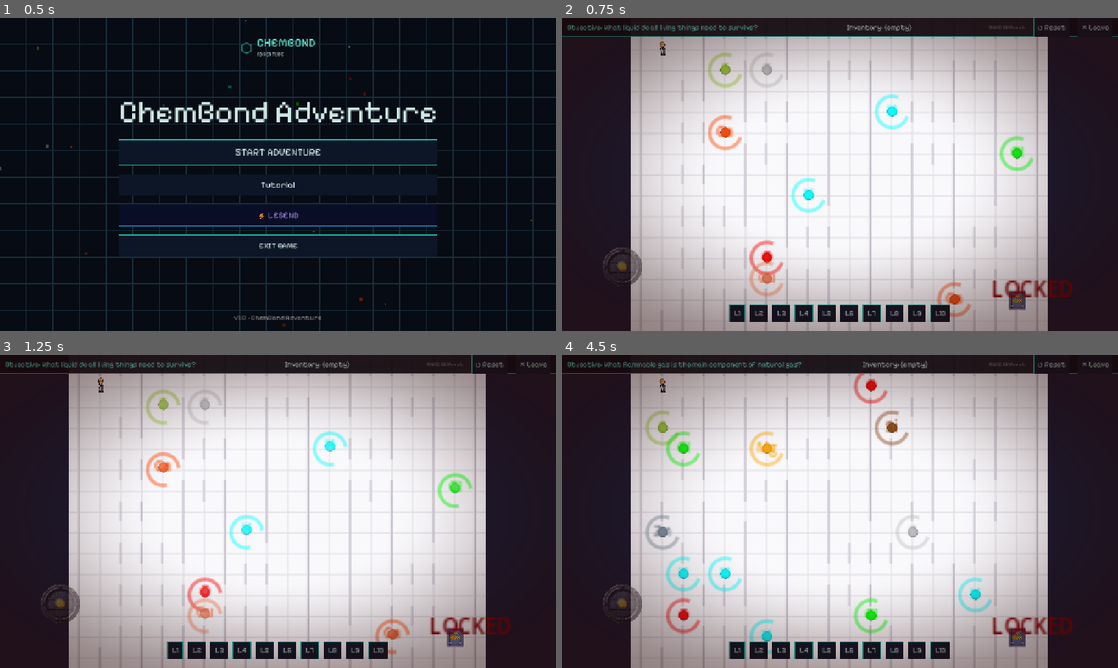
Above: before the commit, frames 1-4 (two rows, left to right).
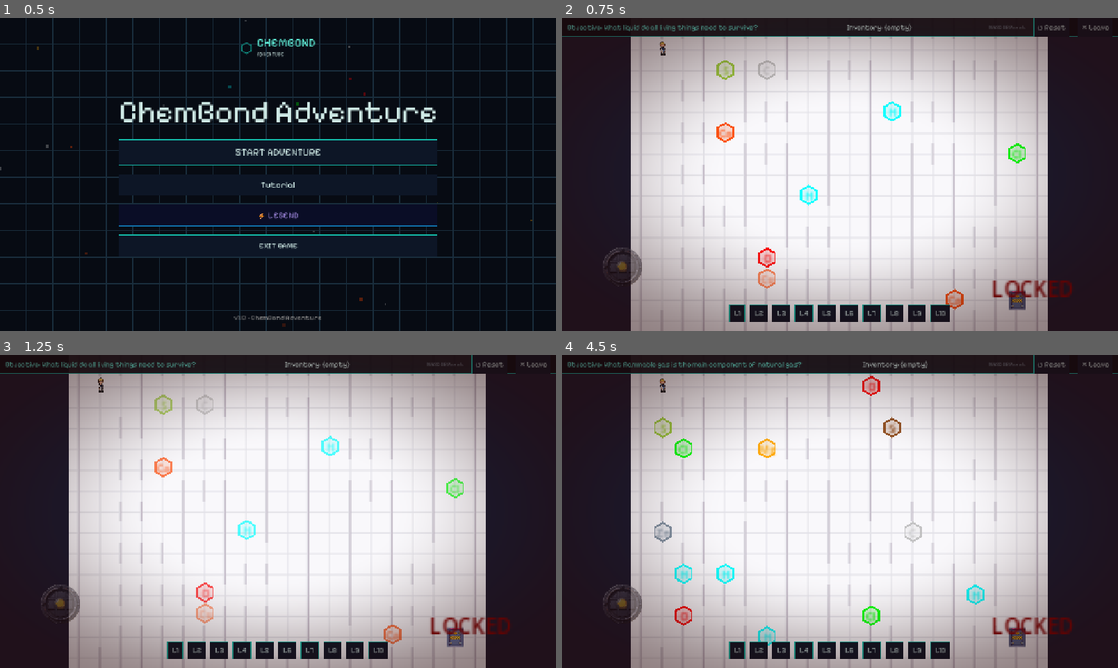
Above: after the commit, the same moments.

Repository: marshal-rizky/Chemistry-Maze
Game: Godot game, scene res://scenes/main_menu.tscn
Same seed, same stepped clock (60 frames per second), same inputs: the game is played once before the commit and once after it. Sound files missing from this copy of the repository are replaced by a short silence.
Inputs:
- Up to frame 1 (0.5 s): no input
- Up to frame 2 (0.75 s): click "START ADVENTURE" at 0.5 s
- Up to frame 3 (1.25 s): no input
- Up to frame 4 (4.5 s): click "✕ Leave" at 1.25 s; click "START ADVENTURE" at 2 s; click "L1" at 2.75 s; click "L2" at 3.5 s; click "L3" at 4.25 s

Frame 1 is identical in both runs. In frame 2, 2.7% of the frame differs, in the area x 26-85%, y 10-96%; in frame 3, 2.6%; in frame 4, 4.0%, in the area x 15-78%, y 6-96%.

Commit message:
feat: replace element orb with pixel-art hex chip via _draw()

Diff:
--- a/scenes/element_pickup.tscn
+++ b/scenes/element_pickup.tscn
@@ -1,7 +1,6 @@
-[gd_scene load_steps=4 format=3]
+[gd_scene load_steps=2 format=3]
 
 [ext_resource type="Script" path="res://scripts/element_pickup.gd" id="1_element"]
-[ext_resource type="Texture2D" path="res://assets/sprites/atom_orb.png" id="2_sprite"]
 
 [sub_resource type="CircleShape2D" id="CircleShape2D_7uyte"]
 radius = 5.0
@@ -13,19 +12,5 @@
 monitorable = true
 script = ExtResource("1_element")
 
-[node name="OrbSprite" type="Sprite2D" parent="."]
-texture_filter = 0
-texture = ExtResource("2_sprite")
-
-[node name="Label" type="Label" parent="."]
-offset_left = -10.0
-offset_top = -12.0
-offset_right = 10.0
-offset_bottom = 11.0
-theme_override_font_sizes/font_size = 10
-text = "H"
-horizontal_alignment = 1
-vertical_alignment = 1
-
 [node name="CollisionShape2D" type="CollisionShape2D" parent="."]
 shape = SubResource("CircleShape2D_7uyte")
--- a/scripts/element_pickup.gd
+++ b/scripts/element_pickup.gd
@@ -5,7 +5,6 @@
 @export var element_symbol: String = "H"
 
 var _tutorial_tween: Tween = null
-var _ring_angle: float = 0.0
 
 var element_colors = {
 	"H": Color.CYAN,
@@ -27,34 +26,38 @@
 }
 
 func _ready():
-	var color = element_colors.get(element_symbol, Color.WHITE)
-	$OrbSprite.modulate = color
-	$OrbSprite.scale = Vector2(0.5, 0.5)
-	$Label.text = element_symbol
-	$Label.add_theme_color_override("font_color", color)
+	var bob_tween = create_tween().set_loops()
+	bob_tween.tween_property(self, "position:y", position.y - 2, 0.8).set_ease(Tween.EASE_IN_OUT).set_trans(Tween.TRANS_SINE)
+	bob_tween.tween_property(self, "position:y", position.y + 2, 0.8).set_ease(Tween.EASE_IN_OUT).set_trans(Tween.TRANS_SINE)
 
-	# Bobbing animation (keeps collision center static)
-	var tween = create_tween().set_loops()
-	tween.set_parallel(true)
-	tween.tween_property($OrbSprite, "position:y", -2, 0.8).set_ease(Tween.EASE_IN_OUT).set_trans(Tween.TRANS_SINE)
-	tween.tween_property($Label, "position:y", -14, 0.8).set_ease(Tween.EASE_IN_OUT).set_trans(Tween.TRANS_SINE)
-	tween.chain().tween_property($OrbSprite, "position:y", 2, 0.8).set_ease(Tween.EASE_IN_OUT).set_trans(Tween.TRANS_SINE)
-	tween.tween_property($Label, "position:y", -10, 0.8).set_ease(Tween.EASE_IN_OUT).set_trans(Tween.TRANS_SINE)
-
-	# Glow pulse on orb alpha
 	var glow_tween = create_tween().set_loops()
-	glow_tween.tween_property($OrbSprite, "modulate:a", 0.5, 1.0)
-	glow_tween.tween_property($OrbSprite, "modulate:a", 1.0, 1.0)
-
-func _process(delta: float):
-	_ring_angle += delta * TAU / 3.0
-	queue_redraw()
+	glow_tween.tween_property(self, "modulate:a", 0.5, 1.0)
+	glow_tween.tween_property(self, "modulate:a", 1.0, 1.0)
 
 func _draw():
 	var color = element_colors.get(element_symbol, Color.WHITE)
-	color.a = 0.45
-	# 270-degree spinning arc — orbital ring effect
-	draw_arc(Vector2.ZERO, 12.0, _ring_angle, _ring_angle + TAU * 0.75, 36, color, 1.5, true)
+
+	# Pixel-art flat-top hexagon at radius 7
+	var pts := PackedVector2Array()
+	for i in 6:
+		var a := deg_to_rad(60.0 * i - 30.0)
+		pts.append(Vector2(cos(a), sin(a)) * 7.0)
+
+	# Fill
+	var fill_color = color
+	fill_color.a = 0.18
+	draw_colored_polygon(pts, fill_color)
+
+	# Stroke — close the loop
+	var stroke_pts = pts + PackedVector2Array([pts[0]])
+	draw_polyline(stroke_pts, color, 1.5, false)
+
+	# Symbol centered
+	var font = ThemeDB.fallback_font
+	var font_size = 8
+	var text_size = font.get_string_size(element_symbol, HORIZONTAL_ALIGNMENT_LEFT, -1, font_size)
+	var text_pos = Vector2(-text_size.x / 2.0, text_size.y / 2.0 - 2.0)
+	draw_string(font, text_pos, element_symbol, HORIZONTAL_ALIGNMENT_LEFT, -1, font_size, color)
 
 func collect():
 	play_collect_effect()
@@ -67,17 +70,17 @@
 	var color = element_colors.get(element_symbol, Color.WHITE)
 	var scene_root = get_tree().current_scene
 
-	var flash = Sprite2D.new()
-	flash.texture = $OrbSprite.texture
-	flash.global_position = global_position
-	flash.modulate = Color.WHITE
-	flash.z_index = 10
-	scene_root.add_child(flash)
-	var ft = flash.create_tween()
+	var dot = ColorRect.new()
+	dot.size = Vector2(14, 14)
+	dot.color = color
+	dot.global_position = global_position - Vector2(7, 7)
+	dot.z_index = 10
+	scene_root.add_child(dot)
+	var ft = dot.create_tween()
 	ft.set_parallel(true)
-	ft.tween_property(flash, "scale", Vector2(3, 3), 0.3)
-	ft.tween_property(flash, "modulate:a", 0.0, 0.3)
-	ft.tween_callback(flash.queue_free).set_delay(0.3)
+	ft.tween_property(dot, "scale", Vector2(3, 3), 0.3)
+	ft.tween_property(dot, "modulate:a", 0.0, 0.3)
+	ft.tween_callback(dot.queue_free).set_delay(0.3)
 
 	for i in range(8):
 		var particle = ColorRect.new()
